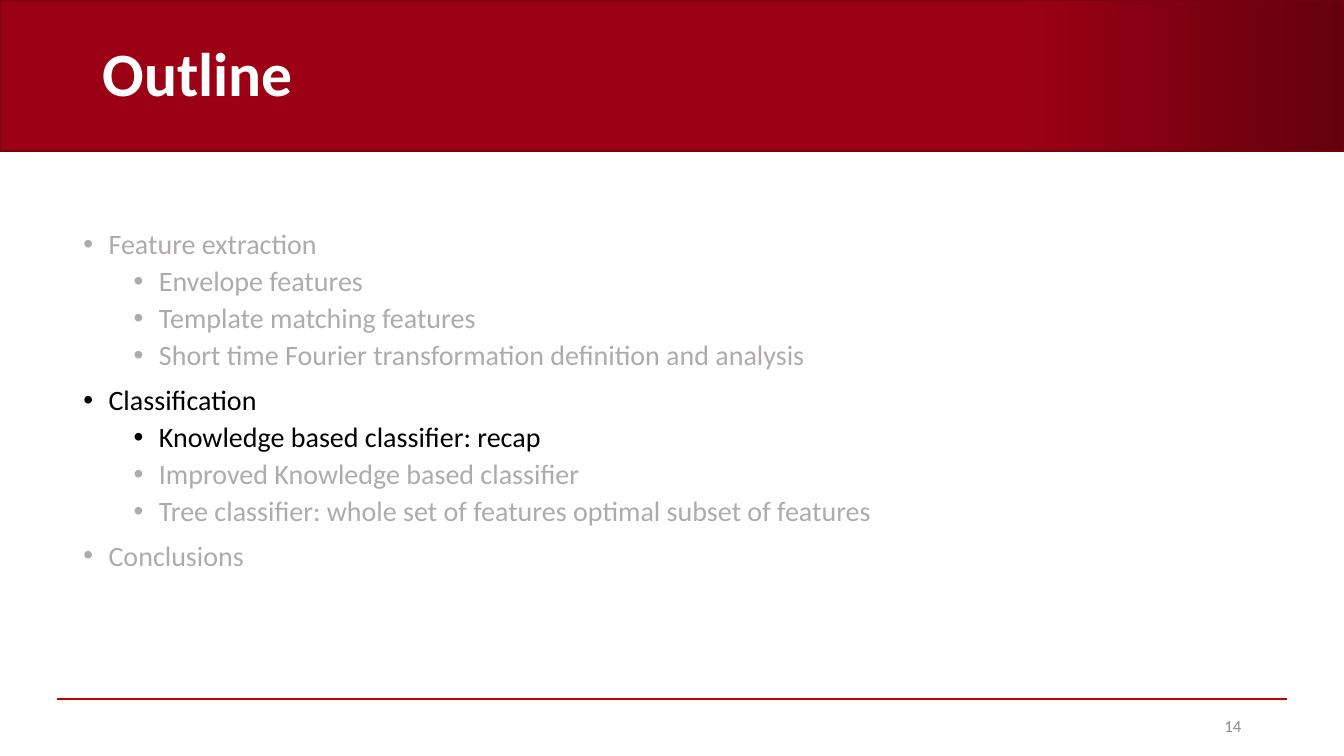
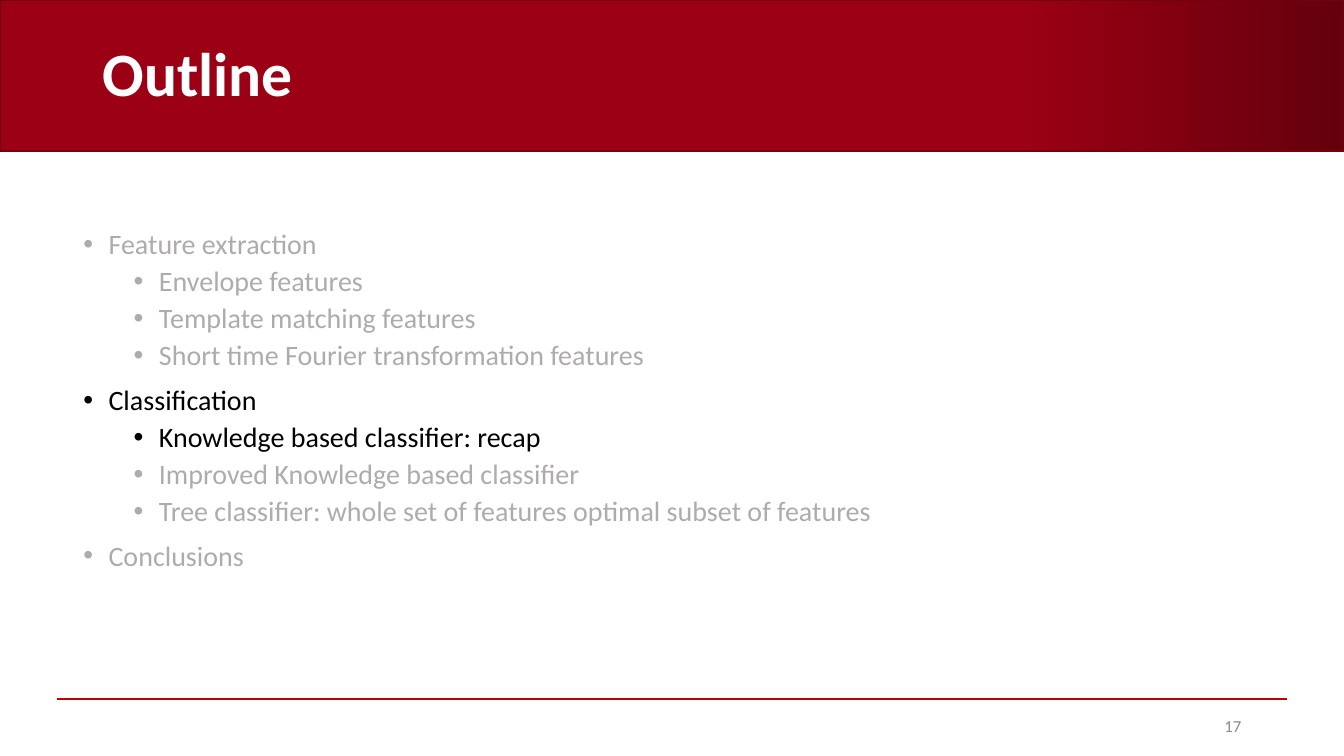
Before and after one commit to AndreaCorrado00/Tesi_magistrale_Corrado_Andrea, a slide deck: slide 17 of Documentation/10. Features and classification results V3.pptx (slide 14 before the commit). Drawn at 1344x756 pixels with LibreOffice and Linux fonts; fonts in the diff are those of the drawing; background and template pictures are left out. Boxes give left, top, right and bottom in pixels: in the first picture for what was removed or moved away, otherwise in the second. Text is boxed around its words. In the diff, an @@ line names an element or a change of style, - is before the commit and + after.

```diff
--- a/Documentation/10. Features and classification results V3.pptx
+++ b/Documentation/10. Features and classification results V3.pptx
@@ text at (159, 346, 643, 365): text changed @@
-  • Short time Fourier transformation definition and analysis
+  • Short time Fourier transformation features
@@ page number at (1224, 721, 1241, 732): text changed @@
-14
+17
```
Also in this commit, not shown: 15 other slides changed, 5 slides added, 1 slide removed.
